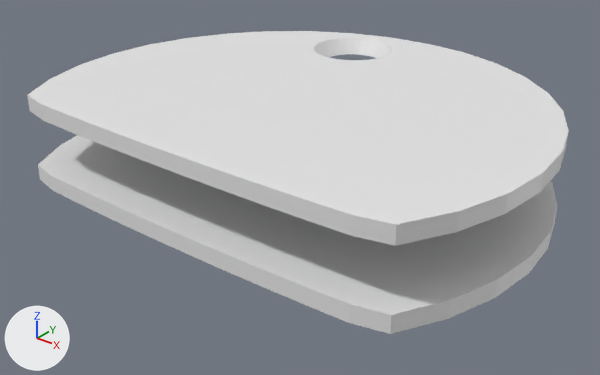
Before and after pictures for a commit that changed the Blender file Cassing.blend.
Before and after are seen from a 50 mm camera at (50.4, -61.5, 32.9) aimed at (-0.4, 2.0, -6.5). The axes (+X, +Y, +Z) are drawn at lower left. The lights are the same throughout.
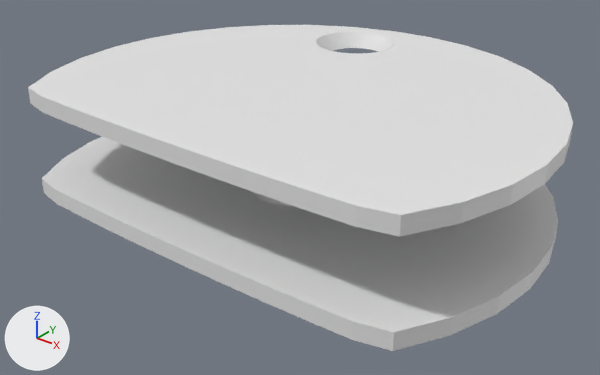
Boxes [x1, y1, x2, y2] around the edits, measured in the pictures (600 x 375 px):
'Cylinder.002', moved
    before: [27, 31, 569, 246]
    after: [28, 25, 573, 237]
'Cylinder.001', moved
    before: [38, 135, 557, 334]
    after: [42, 137, 558, 351]

Patch to the scene script:
```diff
--- a/Cassing.blend.py
+++ b/Cassing.blend.py
@@ ob_cylinder_001 @@
 ob_cylinder_001 = bpy.data.objects.new('Cylinder.001', me_cylinder_002)
-ob_cylinder_001.location = (-0.3, -0.03, -4.98)
+ob_cylinder_001.location = (0.0, 0.0, -6.5)
 ob_cylinder_001.rotation_euler = (3.142, 0.0, 0.0)  # degrees (180, 0, 0)
@@ ob_cylinder_002 @@
 ob_cylinder_002 = bpy.data.objects.new('Cylinder.002', me_cylinder_003)
-ob_cylinder_002.location = (-0.3, -0.03, 2.97)
+ob_cylinder_002.location = (0.0, 0.0, 3.83)
 ob_cylinder_002.rotation_euler = (3.142, 0.0, 0.0)  # degrees (180, 0, 0)
```
